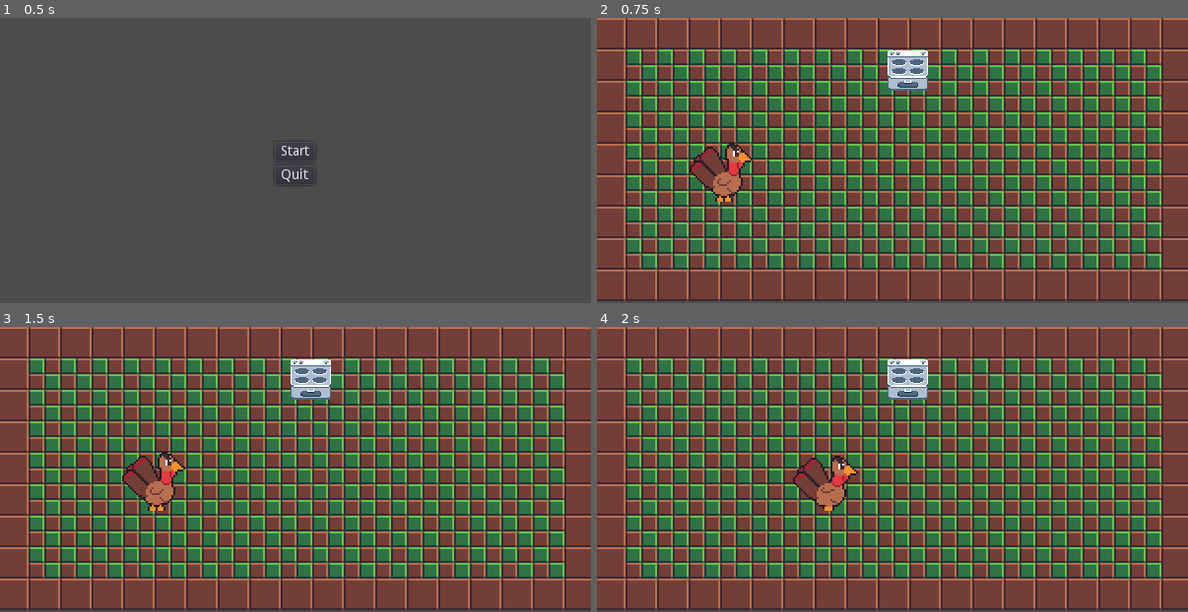
Above: before the commit, frames 1-4 (two rows, left to right).
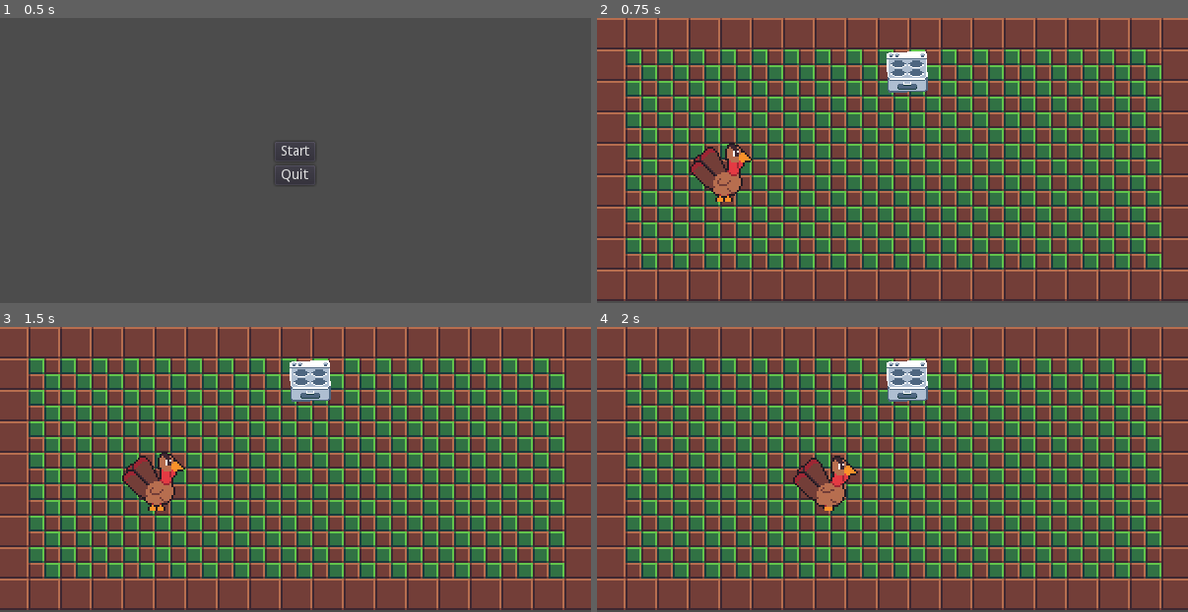
Above: after the commit, the same moments.

Repository: alexfaus08/Animals-Revenge
Game: Godot game, scene res://TitleScreen.tscn
Same seed, same stepped clock (60 frames per second), same inputs: the game is played once before the commit and once after it. The engine's default icon, where the game draws it, is replaced by a stand-in: a white triangle on a blue panel in a dark square.
Inputs:
- Up to frame 1 (0.5 s): no input
- Up to frame 2 (0.75 s): click "Start" at 0.5 s
- Up to frame 3 (1.5 s): tap Enter at 1.25 s; hold Right (ui_right) from 1.28 s (still down); tap Space (ui_select) at 1.35 s
- Up to frame 4 (2 s): keep holding Right (ui_right); tap Space (ui_select) at 1.52, 1.82 s

Frame 1 is identical in both runs. In frame 2, 0.6% of the frame differs, in the area x 49-56%, y 11-27%; in frame 3, 0.6%; in frame 4, 0.6%.

Commit message:
Stove is now animates when interacted with
if the player is near the stove and they press the spacebar, the stove animates

Diff:
--- a/Stove.gd
+++ b/Stove.gd
@@ -1,10 +1,21 @@
 extends Area2D
+var player_near
+
+func _ready():
+	$StoveSprite.play("Idle")
+
+func _process(delta):
+	if(player_near):
+		if(Input.is_action_just_pressed("ui_select")):
+			$StoveSprite.play("Cooking")
+
+func _on_Stove_body_entered(body):
+	if(body.get_name() == "Player"):
+		player_near = true
 
 
 
-func _ready():
-	# Called when the node is added to the scene for the first time.
-	# Initialization here
-	set_use_custom_integrator(true)
 
-	pass
+func _on_Stove_body_exited(body):
+	if(body.get_name() == "Player"):
+		player_near = false
--- a/World.tscn
+++ b/World.tscn
@@ -1,61 +1,69 @@
-[gd_scene load_steps=49 format=2]
+[gd_scene load_steps=52 format=2]
 
 [ext_resource path="res://Kitchen_Tiles.tres" type="TileSet" id=1]
-[ext_resource path="res://stove.png" type="Texture" id=2]
-[ext_resource path="res://icon.png" type="Texture" id=3]
-[ext_resource path="res://Player.gd" type="Script" id=4]
-[ext_resource path="res://Turkey_Character/tile026.png" type="Texture" id=5]
-[ext_resource path="res://Turkey_Character/tile027.png" type="Texture" id=6]
-[ext_resource path="res://Turkey_Character/tile028.png" type="Texture" id=7]
-[ext_resource path="res://Turkey_Character/tile029.png" type="Texture" id=8]
-[ext_resource path="res://Turkey_Character/tile031.png" type="Texture" id=9]
-[ext_resource path="res://Turkey_Character/tile032.png" type="Texture" id=10]
-[ext_resource path="res://Turkey_Character/tile033.png" type="Texture" id=11]
-[ext_resource path="res://Turkey_Character/tile034.png" type="Texture" id=12]
-[ext_resource path="res://Turkey_Character/tile035.png" type="Texture" id=13]
-[ext_resource path="res://Turkey_Character/tile036.png" type="Texture" id=14]
-[ext_resource path="res://Turkey_Character/tile037.png" type="Texture" id=15]
-[ext_resource path="res://Turkey_Character/tile038.png" type="Texture" id=16]
-[ext_resource path="res://Turkey_Character/tile039.png" type="Texture" id=17]
-[ext_resource path="res://Turkey_Character/tile040.png" type="Texture" id=18]
-[ext_resource path="res://Turkey_Character/tile041.png" type="Texture" id=19]
-[ext_resource path="res://Turkey_Character/tile042.png" type="Texture" id=20]
-[ext_resource path="res://Turkey_Character/tile021.png" type="Texture" id=21]
-[ext_resource path="res://Turkey_Character/tile022.png" type="Texture" id=22]
-[ext_resource path="res://Turkey_Character/tile023.png" type="Texture" id=23]
-[ext_resource path="res://Turkey_Character/tile024.png" type="Texture" id=24]
-[ext_resource path="res://Turkey_Character/tile001.png" type="Texture" id=25]
-[ext_resource path="res://Turkey_Character/tile002.png" type="Texture" id=26]
-[ext_resource path="res://Turkey_Character/tile003.png" type="Texture" id=27]
-[ext_resource path="res://Turkey_Character/tile004.png" type="Texture" id=28]
-[ext_resource path="res://Turkey_Character/tile005.png" type="Texture" id=29]
-[ext_resource path="res://Turkey_Character/tile006.png" type="Texture" id=30]
-[ext_resource path="res://Turkey_Character/tile007.png" type="Texture" id=31]
-[ext_resource path="res://Turkey_Character/tile008.png" type="Texture" id=32]
-[ext_resource path="res://Turkey_Character/tile009.png" type="Texture" id=33]
-[ext_resource path="res://Turkey_Character/tile010.png" type="Texture" id=34]
-[ext_resource path="res://Turkey_Character/tile011.png" type="Texture" id=35]
-[ext_resource path="res://Turkey_Character/tile012.png" type="Texture" id=36]
-[ext_resource path="res://Turkey_Character/tile046.png" type="Texture" id=37]
-[ext_resource path="res://Turkey_Character/tile047.png" type="Texture" id=38]
-[ext_resource path="res://Turkey_Character/tile048.png" type="Texture" id=39]
-[ext_resource path="res://Turkey_Character/tile049.png" type="Texture" id=40]
-[ext_resource path="res://Turkey_Character/tile016.png" type="Texture" id=41]
-[ext_resource path="res://Turkey_Character/tile017.png" type="Texture" id=42]
-[ext_resource path="res://Turkey_Character/tile018.png" type="Texture" id=43]
-[ext_resource path="res://Turkey_Character/tile019.png" type="Texture" id=44]
+[ext_resource path="res://Stove.gd" type="Script" id=2]
+[ext_resource path="res://Stove Sprites/tile001.png" type="Texture" id=3]
+[ext_resource path="res://Stove Sprites/tile002.png" type="Texture" id=4]
+[ext_resource path="res://Stove Sprites/tile003.png" type="Texture" id=5]
+[ext_resource path="res://Stove Sprites/tile004.png" type="Texture" id=6]
+[ext_resource path="res://Player.gd" type="Script" id=7]
+[ext_resource path="res://Turkey_Character/tile026.png" type="Texture" id=8]
+[ext_resource path="res://Turkey_Character/tile027.png" type="Texture" id=9]
+[ext_resource path="res://Turkey_Character/tile028.png" type="Texture" id=10]
+[ext_resource path="res://Turkey_Character/tile029.png" type="Texture" id=11]
+[ext_resource path="res://Turkey_Character/tile031.png" type="Texture" id=12]
+[ext_resource path="res://Turkey_Character/tile032.png" type="Texture" id=13]
+[ext_resource path="res://Turkey_Character/tile033.png" type="Texture" id=14]
+[ext_resource path="res://Turkey_Character/tile034.png" type="Texture" id=15]
+[ext_resource path="res://Turkey_Character/tile035.png" type="Texture" id=16]
+[ext_resource path="res://Turkey_Character/tile036.png" type="Texture" id=17]
+[ext_resource path="res://Turkey_Character/tile037.png" type="Texture" id=18]
+[ext_resource path="res://Turkey_Character/tile038.png" type="Texture" id=19]
+[ext_resource path="res://Turkey_Character/tile039.png" type="Texture" id=20]
+[ext_resource path="res://Turkey_Character/tile040.png" type="Texture" id=21]
+[ext_resource path="res://Turkey_Character/tile041.png" type="Texture" id=22]
+[ext_resource path="res://Turkey_Character/tile042.png" type="Texture" id=23]
+[ext_resource path="res://Turkey_Character/tile021.png" type="Texture" id=24]
+[ext_resource path="res://Turkey_Character/tile022.png" type="Texture" id=25]
+[ext_resource path="res://Turkey_Character/tile023.png" type="Texture" id=26]
+[ext_resource path="res://Turkey_Character/tile024.png" type="Texture" id=27]
+[ext_resource path="res://Turkey_Character/tile001.png" type="Texture" id=28]
+[ext_resource path="res://Turkey_Character/tile002.png" type="Texture" id=29]
+[ext_resource path="res://Turkey_Character/tile003.png" type="Texture" id=30]
+[ext_resource path="res://Turkey_Character/tile004.png" type="Texture" id=31]
+[ext_resource path="res://Turkey_Character/tile005.png" type="Texture" id=32]
+[ext_resource path="res://Turkey_Character/tile006.png" type="Texture" id=33]
+[ext_resource path="res://Turkey_Character/tile007.png" type="Texture" id=34]
+[ext_resource path="res://Turkey_Character/tile008.png" type="Texture" id=35]
+[ext_resource path="res://Turkey_Character/tile009.png" type="Texture" id=36]
+[ext_resource path="res://Turkey_Character/tile010.png" type="Texture" id=37]
+[ext_resource path="res://Turkey_Character/tile011.png" type="Texture" id=38]
+[ext_resource path="res://Turkey_Character/tile012.png" type="Texture" id=39]
+[ext_resource path="res://Turkey_Character/tile046.png" type="Texture" id=40]
+[ext_resource path="res://Turkey_Character/tile047.png" type="Texture" id=41]
+[ext_resource path="res://Turkey_Character/tile048.png" type="Texture" id=42]
+[ext_resource path="res://Turkey_Character/tile049.png" type="Texture" id=43]
+[ext_resource path="res://Turkey_Character/tile016.png" type="Texture" id=44]
+[ext_resource path="res://Turkey_Character/tile017.png" type="Texture" id=45]
+[ext_resource path="res://Turkey_Character/tile018.png" type="Texture" id=46]
+[ext_resource path="res://Turkey_Character/tile019.png" type="Texture" id=47]
 
 [sub_resource type="SpriteFrames" id=4]
 
 animations = [ {
-"frames": [ ExtResource( 2 ) ],
+"frames": [ ExtResource( 3 ) ],
 "loop": true,
 "name": "Idle",
 "speed": 5.0
 }, {
-"frames": [ ExtResource( 2 ), ExtResource( 3 ) ],
-"loop": true,
-"name": "Fired",
+"frames": [ ExtResource( 4 ) ],
+"loop": true,
+"name": "On",
+"speed": 2.0
+}, {
+"frames": [ ExtResource( 5 ), ExtResource( 6 ) ],
+"loop": true,
+"name": "Cooking",
 "speed": 5.0
 } ]
 
@@ -134,7 +142,7 @@
 "_edit_lock_": true
 }
 
-[node name="Area2D" type="Area2D" parent="." index="1"]
+[node name="Stove" type="Area2D" parent="." index="1"]
 
 position = Vector2( 318, 55 )
 scale = Vector2( 1.28125, 1.28125 )
@@ -145,16 +153,18 @@
 angular_damp = 1.0
 audio_bus_override = false
 audio_bus_name = "Master"
+script = ExtResource( 2 )
 __meta__ = {
 "_edit_group_": true
 }
 
-[node name="AnimatedSprite" type="AnimatedSprite" parent="Area2D" index="0"]
-
+[node name="StoveSprite" type="AnimatedSprite" parent="Stove" index="0"]
+
+rotation = -0.00197645
 frames = SubResource( 4 )
-animation = "Idle"
-
-[node name="CollisionShape2D" type="CollisionShape2D" parent="Area2D" index="1"]
+animation = "On"
+
+[node name="CollisionShape2D" type="CollisionShape2D" parent="Stove" index="1"]
 
 position = Vector2( 4.70877e-06, -6.5 )
 scale = Vector2( 1.4, 1.25 )
@@ -187,3 +197,14 @@
 
 frames = SubResource( 3 )
 animation = "Walk Down"
+
+[node name="Timer" type="Timer" parent="." index="3"]
+
+process_mode = 1
+wait_time = 1.0
+one_shot = false
+autostart = false
+
+[connection signal="body_entered" from="Stove" to="Stove" method="_on_Stove_body_entered"]
+
+[connection signal="body_exited" from="Stove" to="Stove" method="_on_Stove_body_exited"]
Binary file added: Cooking_Objects (1).png
Not shown, added: Cooking_Objects (1).png.import
Binary file added: Stove Sprites/tile001.png
Not shown, added: Stove Sprites/tile001.png.import
Binary file added: Stove Sprites/tile002.png
Not shown, added: Stove Sprites/tile002.png.import
Binary file added: Stove Sprites/tile003.png
Not shown, added: Stove Sprites/tile003.png.import
Binary file added: Stove Sprites/tile004.png
Not shown, added: Stove Sprites/tile004.png.import
Not shown: 2 places in World.tscn that only renumber resources
Not shown, changed: .DS_Store
